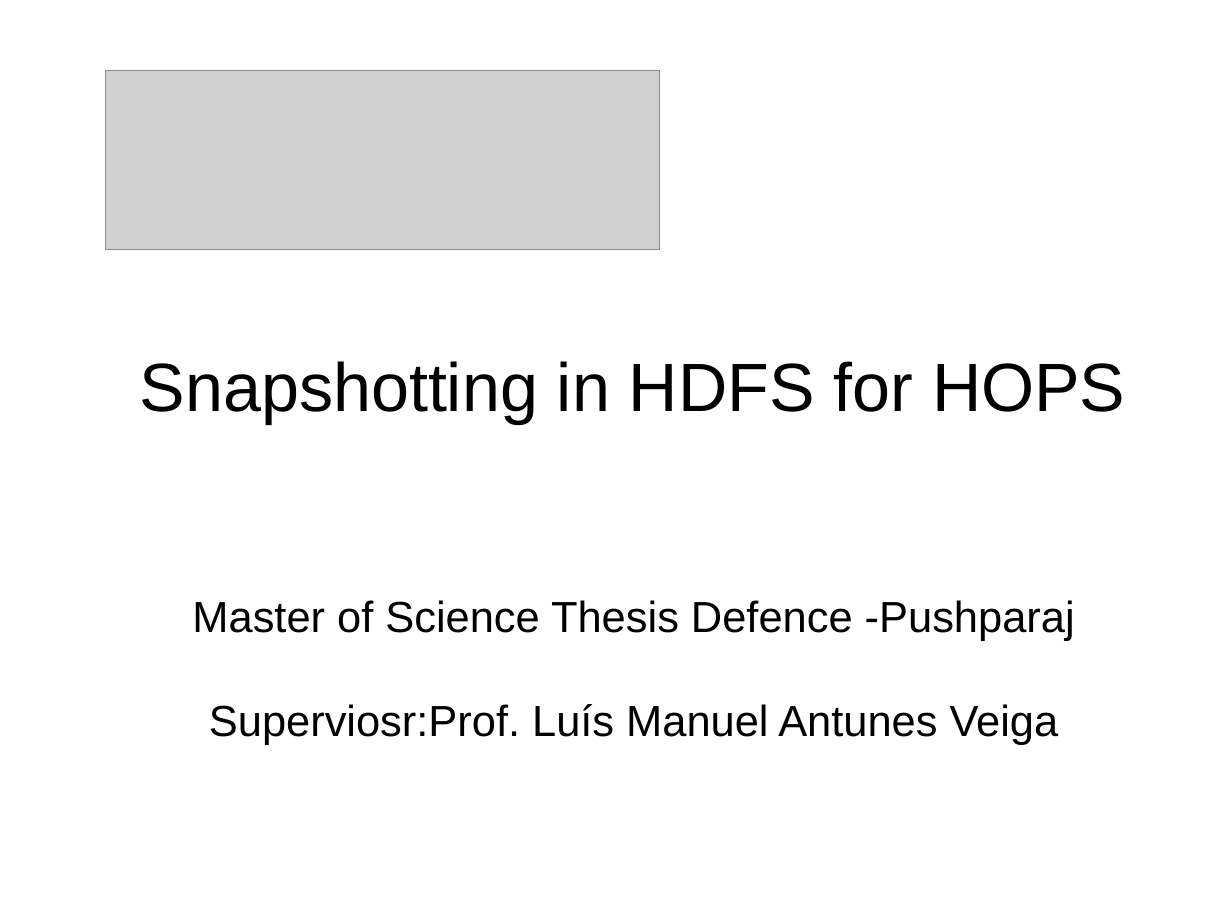
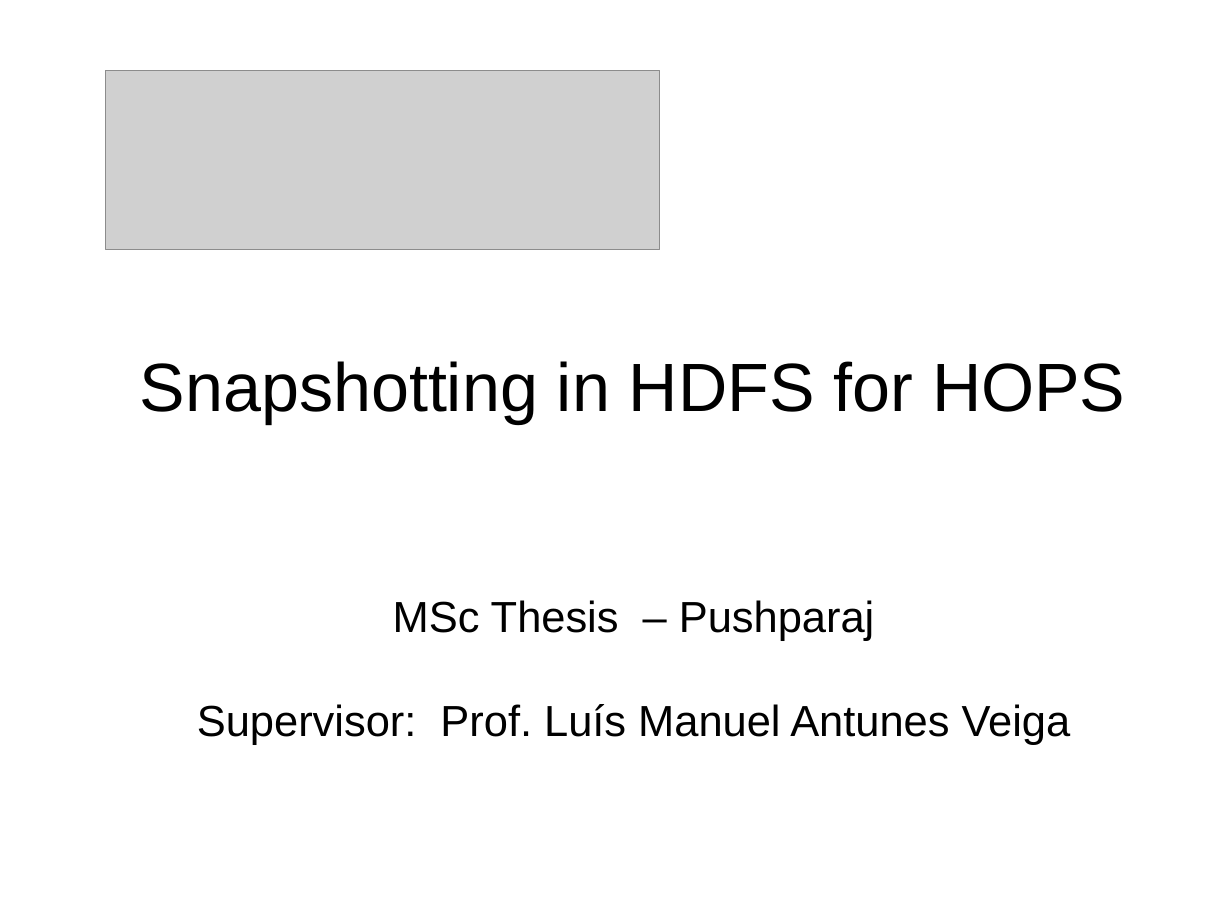
Before and after one commit to pushparajxa/Thesis-Presentation, a slide deck: slide 1 of Final_Presentation.odp. Drawn at 1232x924 pixels with LibreOffice and Linux fonts; fonts in the diff are those of the drawing; grey boxes stand for pictures. Boxes give left, top, right and bottom in pixels: in the first picture for what was removed or moved away, otherwise in the second. Text is boxed around its words. In the diff, an @@ line names an element or a change of style, - is before the commit and + after.

```diff
--- a/Final_Presentation.odp
+++ b/Final_Presentation.odp
@@ title at <box>140,361,1125,745</box>: text changed @@
-Snapshotting in HDFS for HOPS
-Master of Science Thesis Defence -Pushparaj
-Superviosr:Prof. Luís Manuel Antunes Veiga
+Snapshotting in HDFS for HOPS
+MSc Thesis – Pushparaj
+Supervisor: Prof. Luís Manuel Antunes Veiga
```
Also in this commit, not shown: 16 other slides changed, 5 slides added, 22 slides removed, 5 other files.
